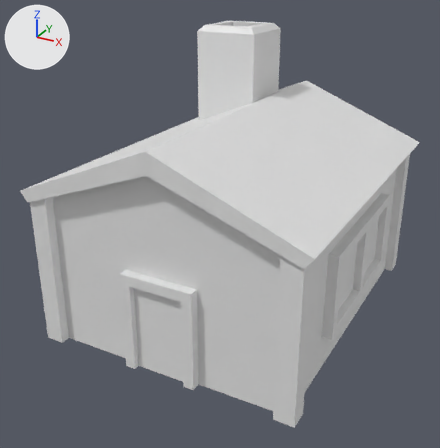
The glTF model BasicHouse.glb as it was, and as the next commit left it.
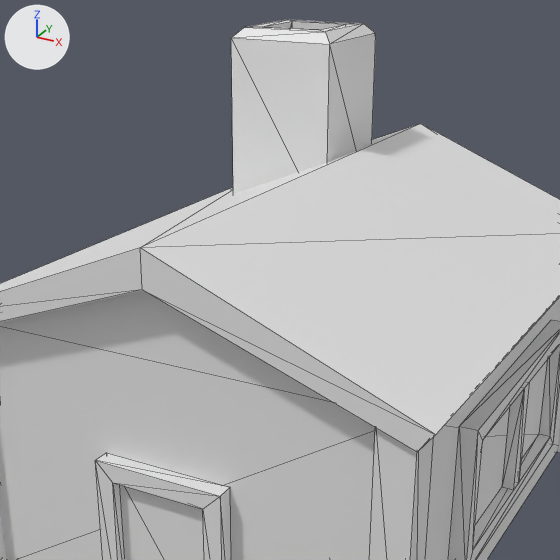
Old and new are each drawn whole from a 50 mm lens placed at (2.15, -4.31, 1.83), pointed at (-0.09, -0.23, -0.21) and again close up on the part from 15% to 88% of the width and 2% to 74% of the height. Every picture has the same lights, and +X, +Y and +Z are marked at upper left. The close-ups show mesh edges as thin lines. Vertices at the same position are counted once.

Objects in the first close-up: 'BasicHouse', 'BasicHouseDoor', 'BasicHouseRoof', 'BasicHouseWindows'.
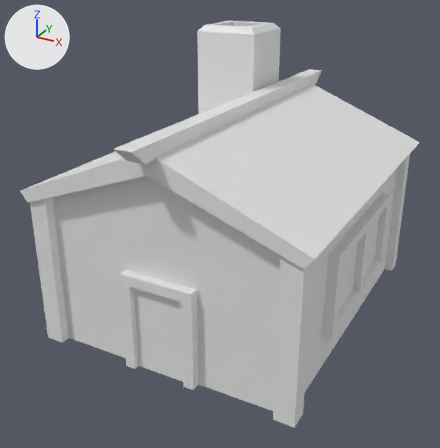
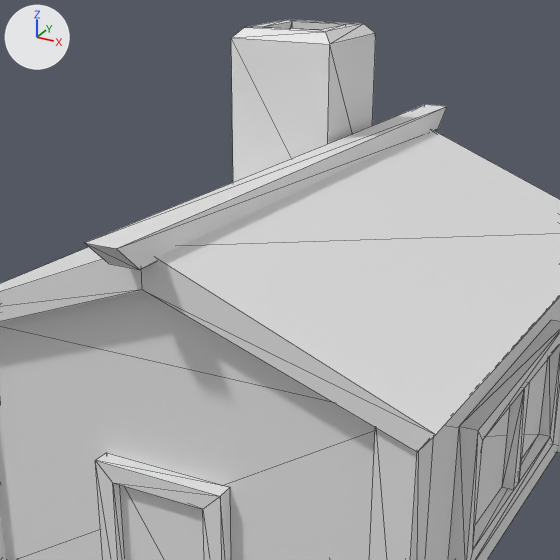
Changed parts and their boxes [x1, y1, x2, y2] in the close-ups (560 x 560 px):
```json
{"part": 1, "of": "me_cube_001", "change": "added", "after": [85, 104, 447, 270]}
```

The change, as JSON lines over the scene's bpy script:
```json
{"block": "me_cube_001", "where": "# used by ob_basichouseroof; location = (0.0, 0.0, 0.0)"}
{"op": "remove", "block": "me_cube_001", "code": "me_cube_001.from_pydata(...)  # 32 vertices, 54 faces; spans x -1.14..1.14, y -1.35..1.35, z 0.19..1.29"}
{"op": "add", "block": "me_cube_001", "code": "me_cube_001.from_pydata(...)  # 40 vertices, 66 faces; spans x -1.14..1.14, y -1.58..1.58, z 0.19..1.29"}
{"block": "me_cube_001", "change": "me_cube_001 part 1"}
{"block": "me_cube_001", "change": "8 vertices are added at x -0.07..0.07, y -1.58..1.58, z 0.69..0.8"}
{"block": "me_cube_001", "change": "12 new faces join them"}
```
